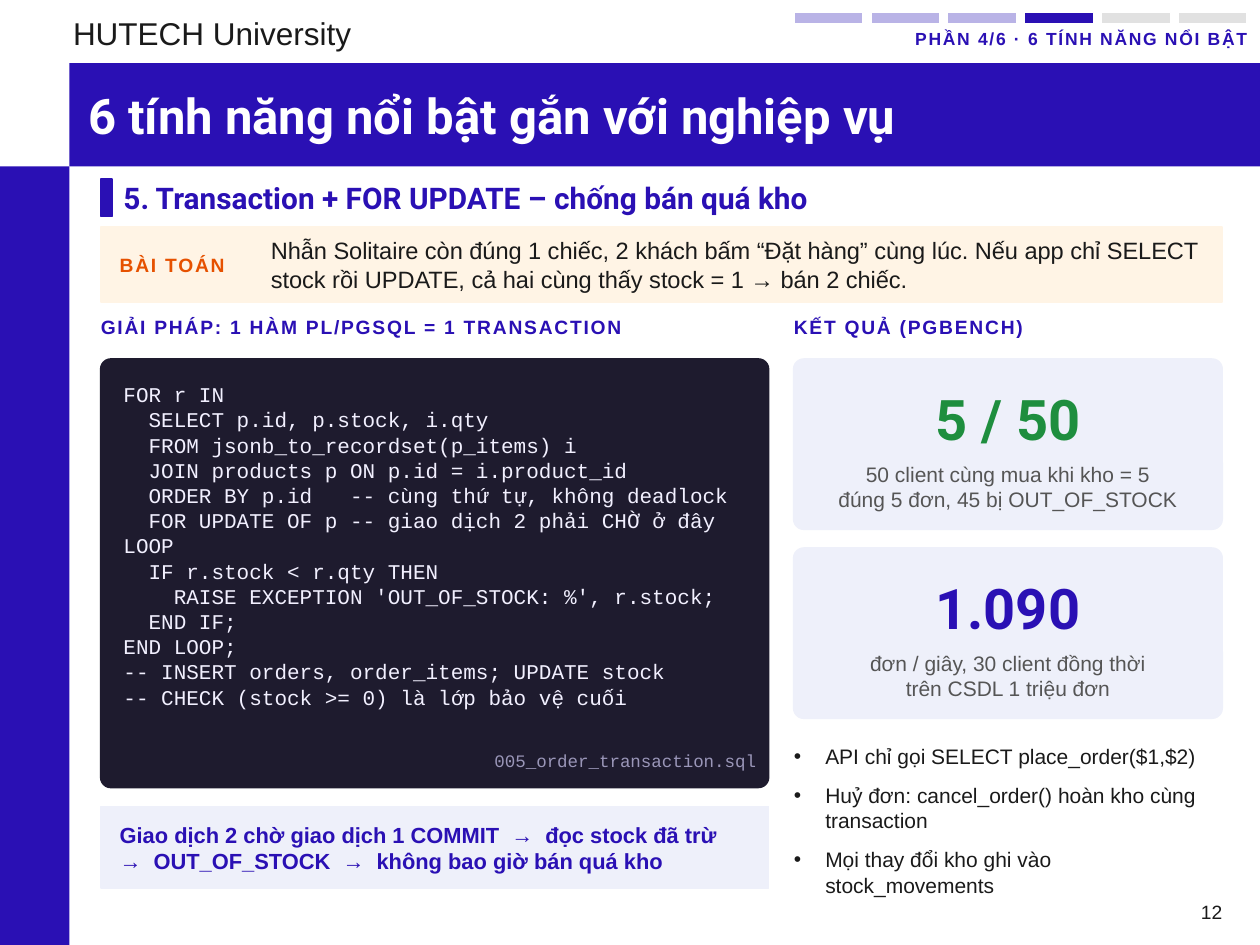
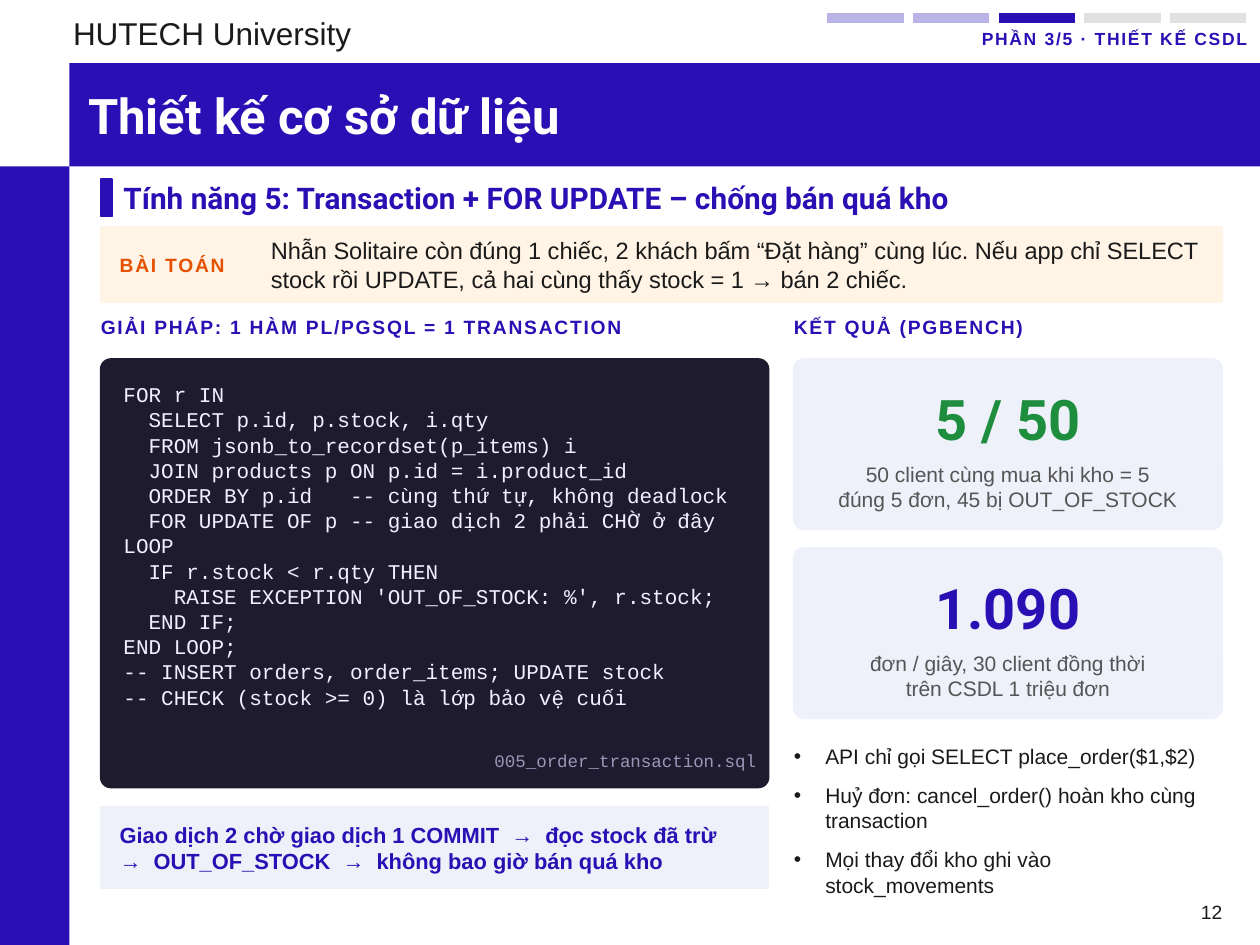
Before and after one commit to phunganhtuan123/master-csdl, a slide deck: slide 12 of docs/Slide_CSDL_Nhom6_PostgreSQL.pptx. Drawn at 1260x945 pixels with LibreOffice and Linux fonts; fonts in the diff are those of the drawing; background and template pictures are left out. Boxes give left, top, right and bottom in pixels: in the first picture for what was removed or moved away, otherwise in the second. Text is boxed around its words. In the diff, an @@ line names an element or a change of style, - is before the commit and + after.

Commit message:
Slide: gộp 6 tính năng vào phần 3 Thiết kế CSDL (5 phần), tiêu đề phụ in đậm trong body

```diff
--- a/docs/Slide_CSDL_Nhom6_PostgreSQL.pptx
+++ b/docs/Slide_CSDL_Nhom6_PostgreSQL.pptx
@@ rectangle: place and size @@
-rectangle at (794, 13, 863, 24)
+rectangle at (827, 13, 905, 24)
@@ rectangle removed at (871, 13, 940, 24) @@
@@ rectangle: place and size @@
-rectangle at (948, 13, 1017, 24)
+rectangle at (912, 13, 990, 24)
@@ rectangle: place and size @@
-rectangle at (1024, 13, 1094, 24)
+rectangle at (998, 13, 1076, 24)
@@ rectangle: place and size @@
-rectangle at (1101, 13, 1171, 24)
+rectangle at (1084, 13, 1162, 24)
@@ rectangle: place and size @@
-rectangle at (1178, 13, 1247, 24)
+rectangle at (1169, 13, 1247, 24)
@@ text at (982, 31, 1247, 46): text changed @@
-PHẦN 4/6 · 6 TÍNH NĂNG NỔI BẬT
+PHẦN 3/5 · THIẾT KẾ CSDL
@@ title at (88, 94, 560, 143): text changed @@
-6 tính năng nổi bật gắn với nghiệp vụ
+Thiết kế cơ sở dữ liệu
@@ text at (123, 185, 948, 215): text changed @@
-5. Transaction + FOR UPDATE – chống bán quá kho
+Tính năng 5: Transaction + FOR UPDATE – chống bán quá kho
```
Also in this commit, not shown: 15 other slides changed, 2 other files.
